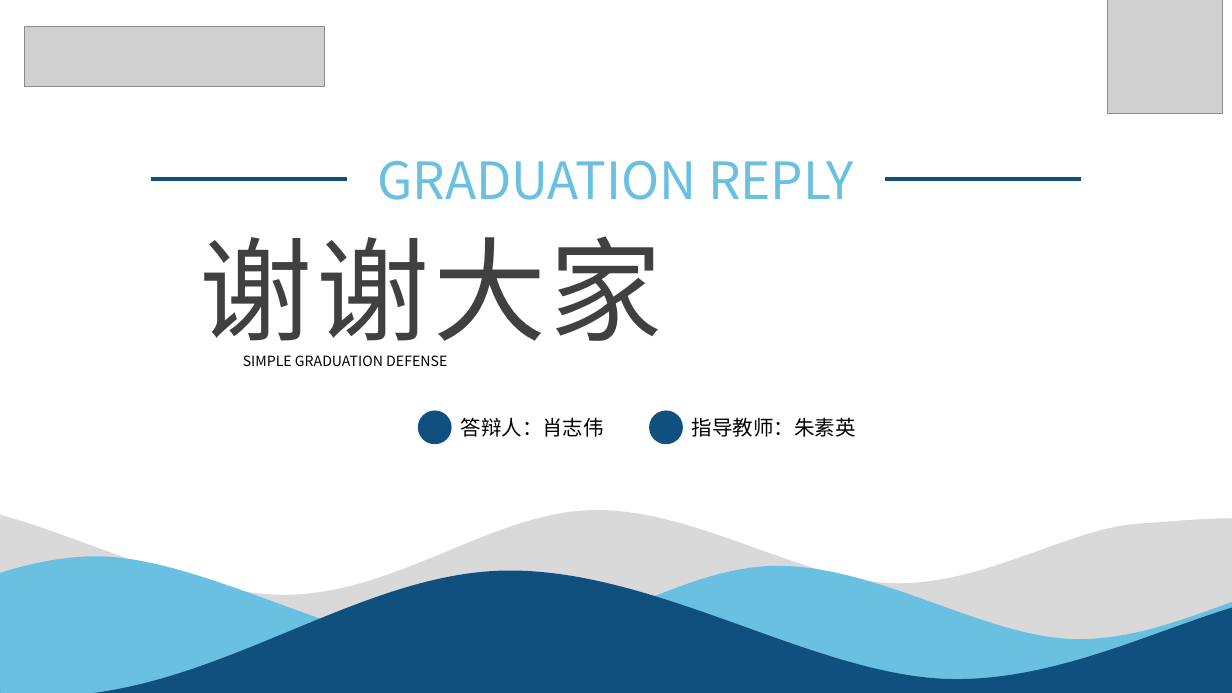
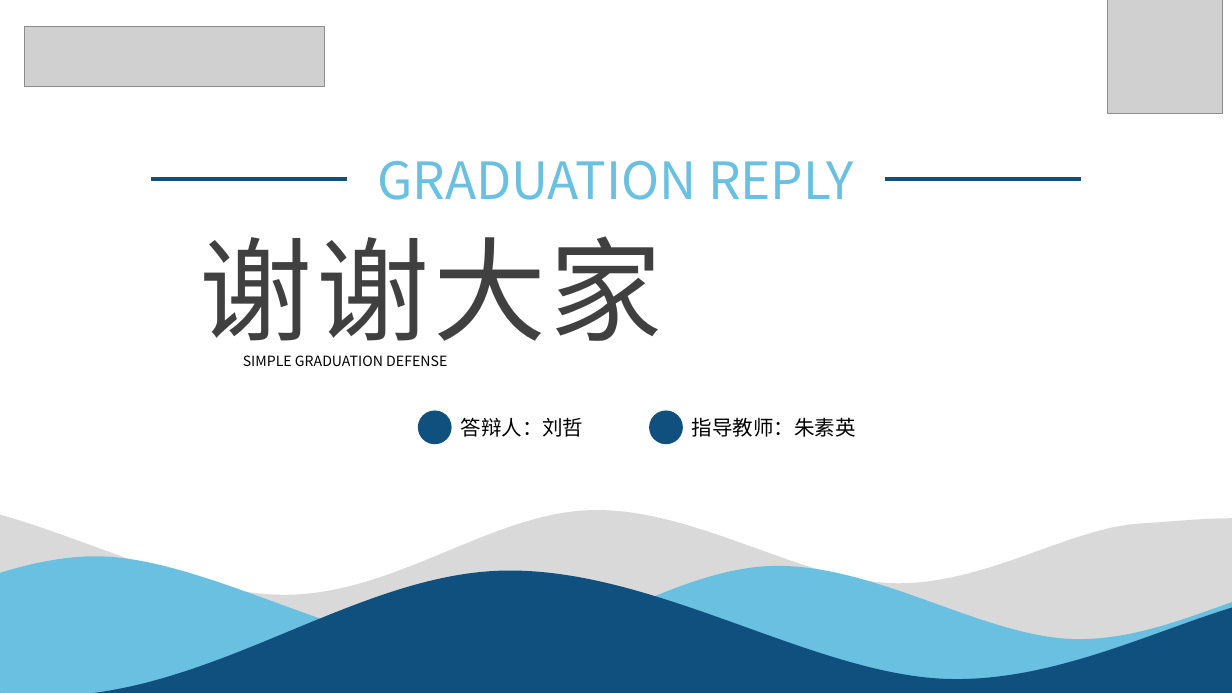
Before and after one commit to ConsoleLZ/chat-app, a slide deck: slide 33 of 毕业论文/毕业答辩(系统开发）.pptx. Drawn at 1232x693 pixels with LibreOffice and Linux fonts; fonts in the diff are those of the drawing; grey boxes stand for pictures; background and template pictures are left out. Boxes give left, top, right and bottom in pixels: in the first picture for what was removed or moved away, otherwise in the second. Text is boxed around its words. In the diff, an @@ line names an element or a change of style, - is before the commit and + after.

Commit message:
fix

```diff
--- a/毕业论文/毕业答辩(系统开发）.pptx
+++ b/毕业论文/毕业答辩(系统开发）.pptx
@@ text at bbox=[461, 417, 584, 437]: text changed @@
-答辩人：肖志伟
+答辩人：刘哲
```
